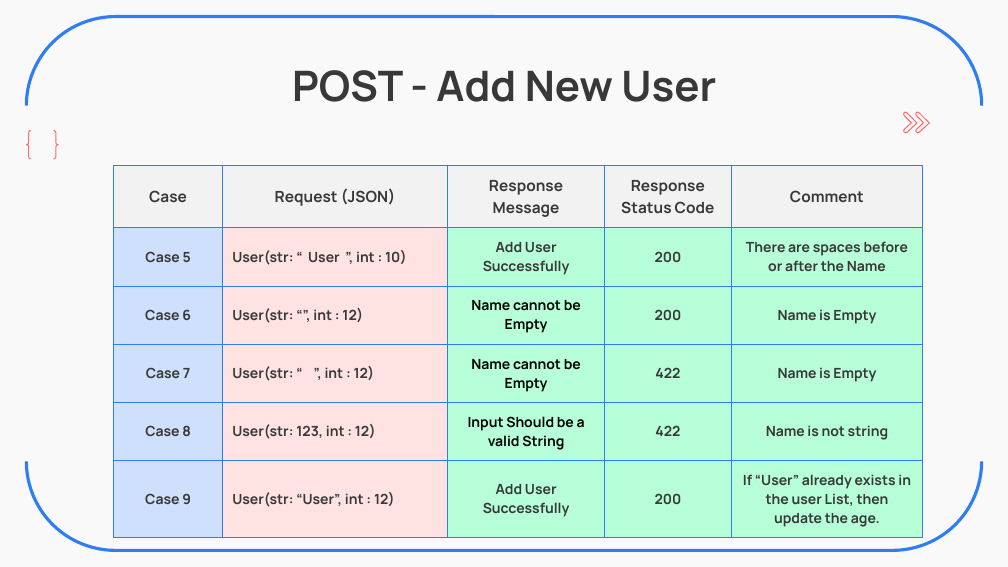
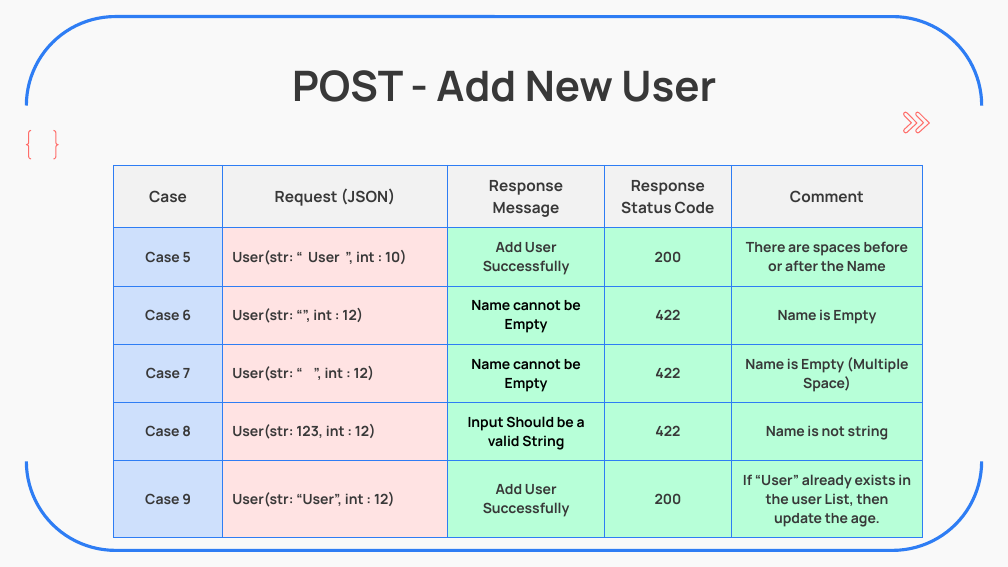
Before and after one commit to ZavierHuang/RESTFUL-API-DESIGN, a slide deck: slide 6 of 黃昱叡_SW2_Backend_Practice.pptx. Drawn at 1008x567 pixels with LibreOffice and Linux fonts; fonts in the diff are those of the drawing. Boxes give left, top, right and bottom in pixels: in the first picture for what was removed or moved away, otherwise in the second. Text is boxed around its words. In the diff, an @@ line names an element or a change of style, - is before the commit and + after.

```diff
--- a/黃昱叡_SW2_Backend_Practice.pptx
+++ b/黃昱叡_SW2_Backend_Practice.pptx
@@ table at <box>114,165,922,531</box> @@
-row 3, column 4: 200
+row 3, column 4: 422
-row 4, column 5: Name is Empty
+row 4, column 5: Name is Empty (Multiple Space)
```
Also in this commit, not shown: 4 other slides changed, 1 other file.
